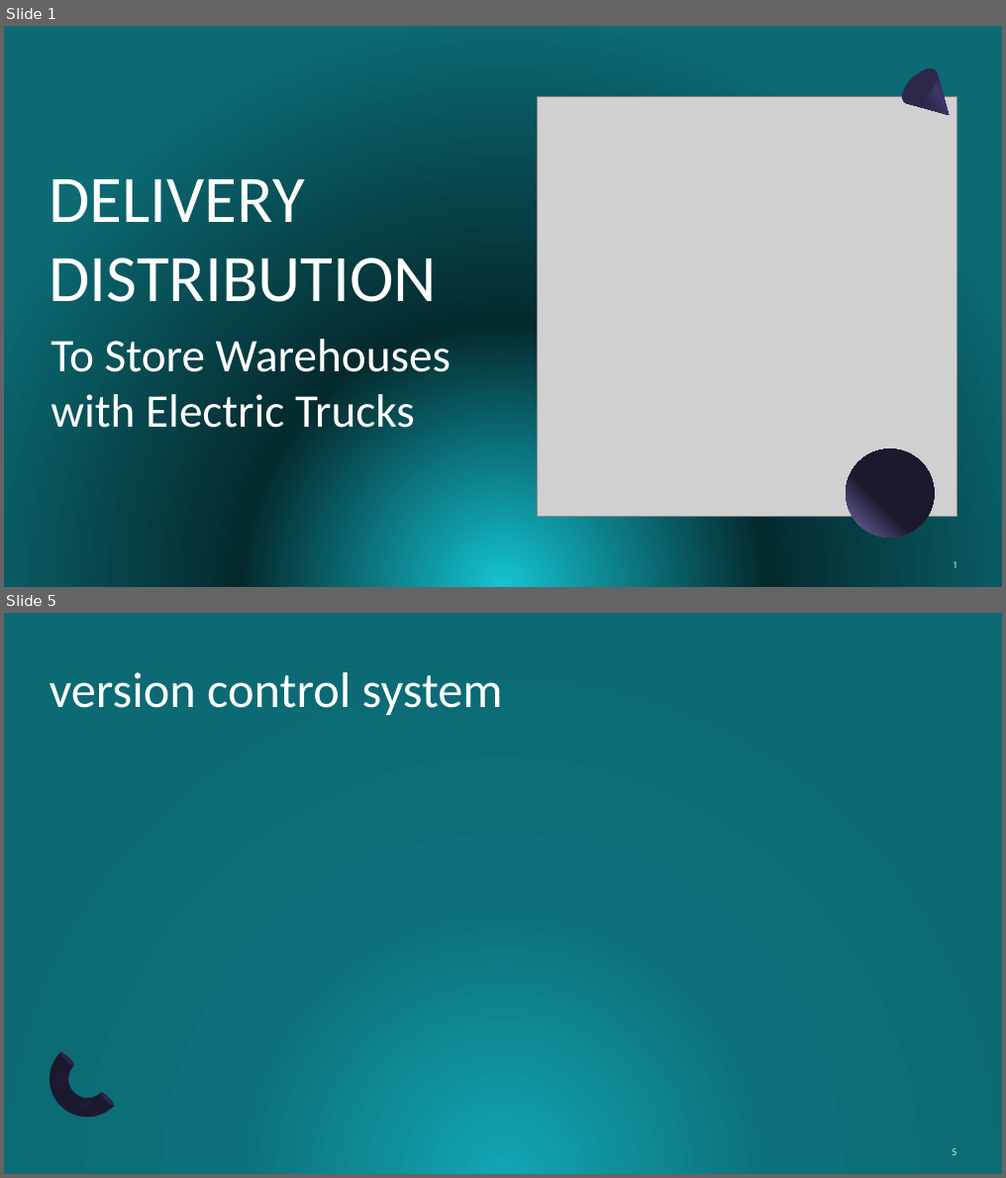
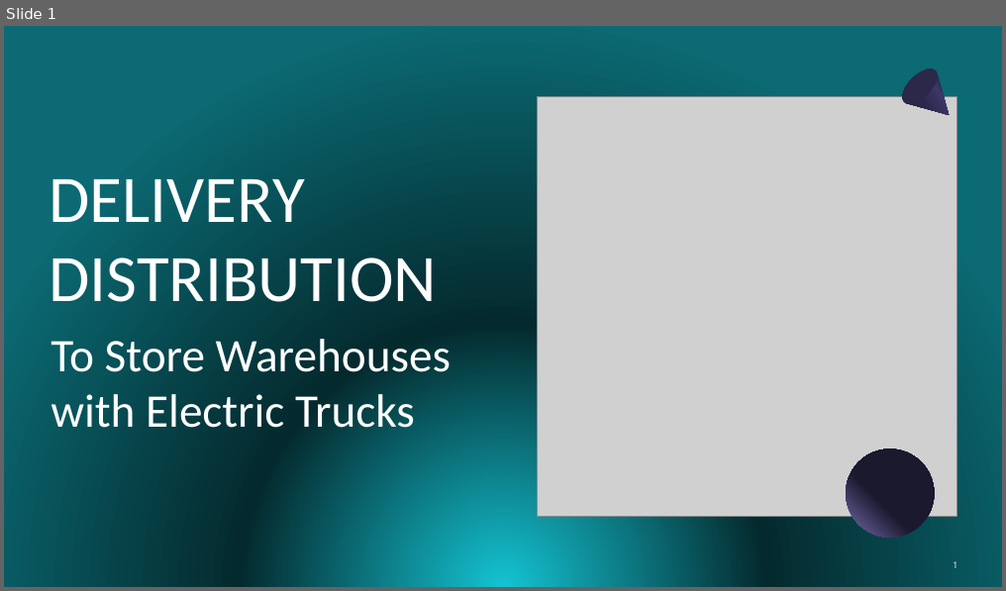
Before and after one commit to prmika/ErasmusProject, a slide deck: Documentation/presentation_lapr5_11_01_2023.pptx. Shown one above the other, each under a label of ours: slides 1 and 5 before the commit, slide 1 after it; the slides between them are not shown. The pictures are 1006x1178 and 1006x591 pixels, drawn with LibreOffice and Linux fonts; fonts in the diff are those of the drawing; grey boxes stand for pictures. Boxes give left, top, right and bottom in pixels: in the first picture for what was removed or moved away, otherwise in the second. Text is boxed around its words. In the diff, an @@ line names an element or a change of style, - is before the commit and + after.

```diff
--- a/Documentation/presentation_lapr5_11_01_2023.pptx
+++ b/Documentation/presentation_lapr5_11_01_2023.pptx
@@ slide 5 removed at [4, 613, 1002, 1174], background gradient #11A6B4 to #0C717A to #0B6A73 @@
@@ title removed at [50, 672, 503, 715] @@
-version control system
@@ group removed at [34, 1049, 118, 1134]: 2 freeform shapes, 2 ellipses @@
@@ page number removed at [951, 1149, 956, 1156] @@
-5
```
Also in this commit, not shown: 10 slides added, 3 other slides removed.
